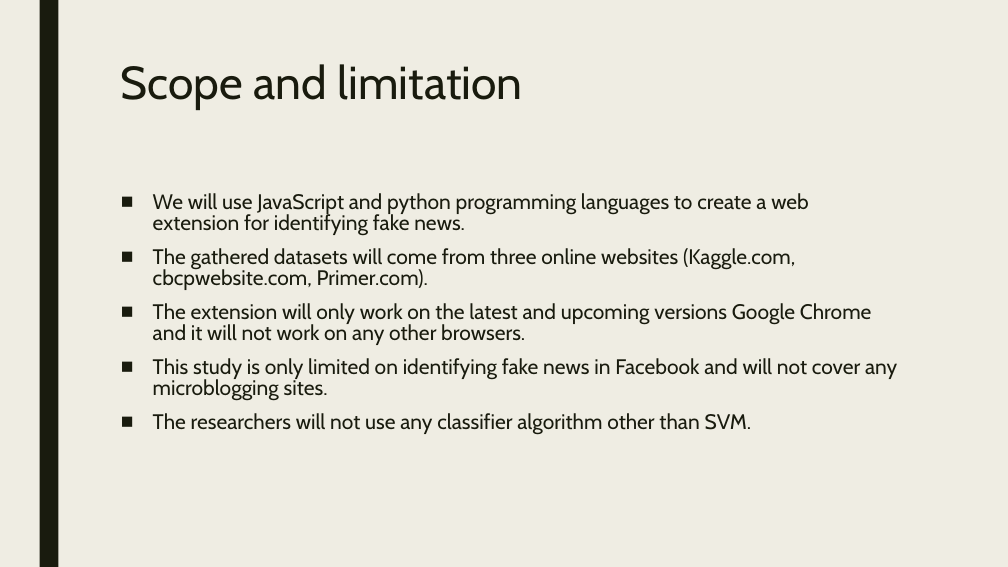
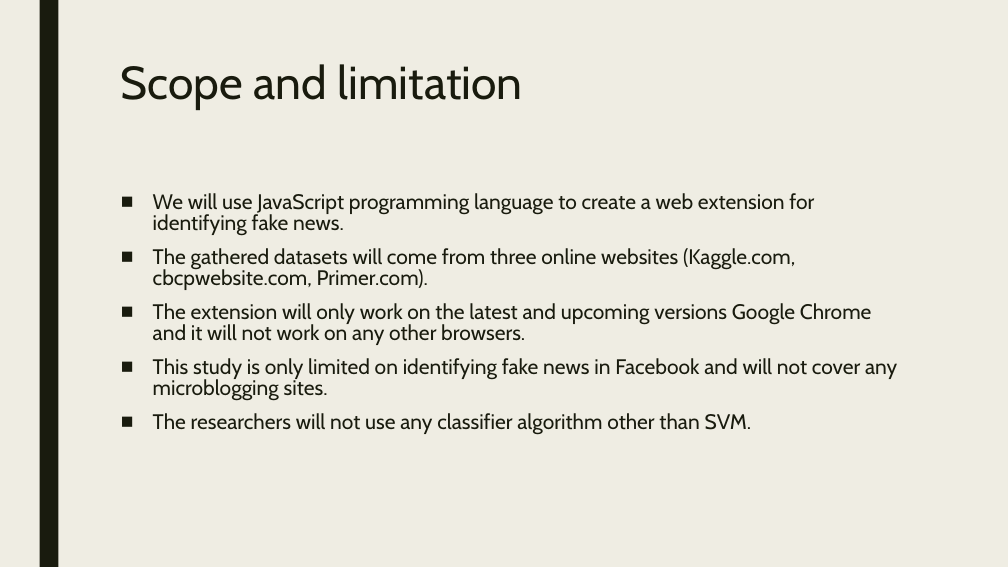
Before and after one commit to seans888/RoaD2R, a slide deck: slide 6 of Identifying fake news in facebook.pptx. Drawn at 1008x567 pixels with LibreOffice and Linux fonts; fonts in the diff are those of the drawing. Boxes give left, top, right and bottom in pixels: in the first picture for what was removed or moved away, otherwise in the second. Text is boxed around its words. In the diff, an @@ line names an element or a change of style, - is before the commit and + after.

```diff
--- a/Identifying fake news in facebook.pptx
+++ b/Identifying fake news in facebook.pptx
@@ text at box(153, 193, 814, 236): text changed @@
-■ We will use JavaScript and python programming languages to create a web extension for identifying fake news.
+■ We will use JavaScript programming language to create a web extension for identifying fake news.
```
Also in this commit, not shown: 9 other slides changed, 9 slides added, 1 slide removed.
